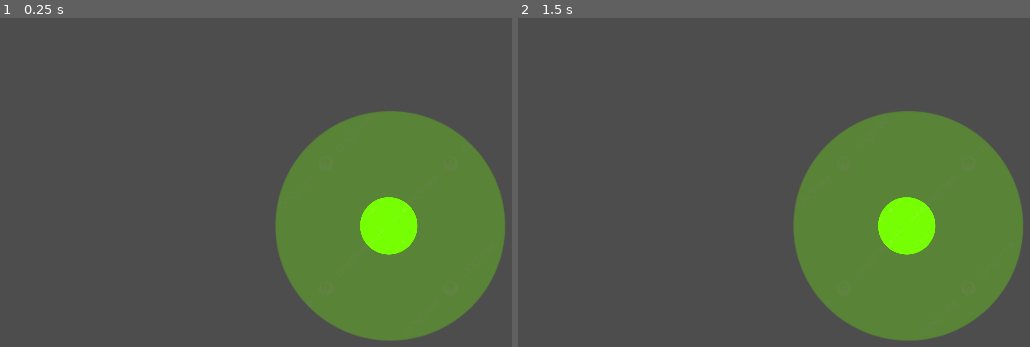
Above: before the commit, frames 1-2 (left to right).
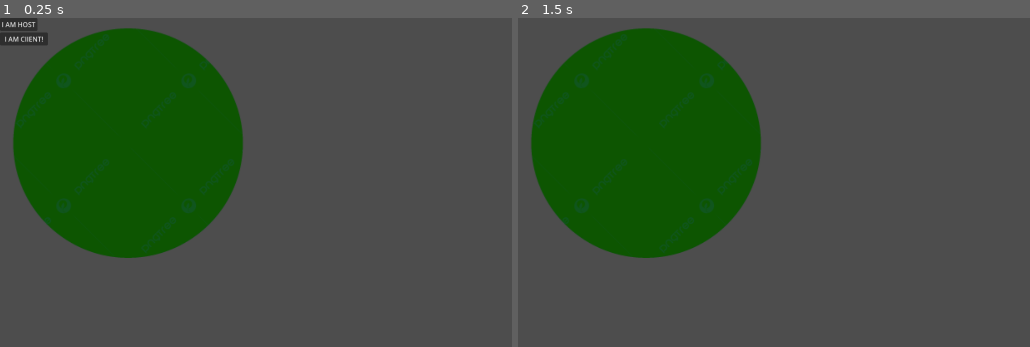
Above: after the commit, the same moments.

Repository: ash4rk/godot_polygon
Game: Godot game, scene res://multiplayer_from_scratch/main.tscn
Same seed, same stepped clock (60 frames per second), same inputs: the game is played once before the commit and once after it. Before the commit the project starts from res://new_lobby/new_world.tscn. The engine's default icon, where the game draws it, is replaced by a stand-in: a white triangle on a blue panel in a dark square.
Inputs (mouse positions are in pixels of both pictures, inside the frame that each line leads up to):
- Up to frame 1 (0.25 s): no input
- Up to frame 2 (1.5 s): click (538, 24) at 0.5 s, where only the run after the commit has a clickable "I AM HOST"; tap Enter at 1.25 s; move the mouse to (outside the picture) at 1.27 s; hold D (right) from 1.28 s (still down)

The runs differ from the first frame. In frame 1, 50% of the frame differs, in the area x 0-99%, y 0-99%; in frame 2, 49%.

Commit message:
FEAT: Implement basic network system from scratch

Diff:
--- /dev/null
+++ b/circles_and_greens/multiplayer_from_scratch/character.gd
@@ -0,0 +1,10 @@
+extends CharacterBody2D
+
+
+func _ready():
+	position = $Networking.sync_position
+	if str(name).is_valid_int():
+		$Networking/MultiplayerSynchronizer.set_multiplayer_authority(str(name).to_int())
+
+func _physics_process(delta):
+	pass
--- /dev/null
+++ b/circles_and_greens/multiplayer_from_scratch/character.tscn
@@ -0,0 +1,32 @@
+[gd_scene load_steps=6 format=3 uid="uid://cveb06nmk7d4d"]
+
+[ext_resource type="Script" path="res://multiplayer_from_scratch/character.gd" id="1_0qpnu"]
+[ext_resource type="Texture2D" uid="uid://cbclpqc0r2x4v" path="res://icon.svg" id="1_5a4jo"]
+[ext_resource type="Script" path="res://multiplayer_from_scratch/player_networking.gd" id="3_dd7v8"]
+
+[sub_resource type="RectangleShape2D" id="RectangleShape2D_pu7kb"]
+size = Vector2(129, 128)
+
+[sub_resource type="SceneReplicationConfig" id="SceneReplicationConfig_gtn4u"]
+properties/0/path = NodePath(".:sync_position")
+properties/0/spawn = true
+properties/0/sync = true
+properties/1/path = NodePath(".:sync_velocity")
+properties/1/spawn = true
+properties/1/sync = true
+
+[node name="Character" type="CharacterBody2D"]
+script = ExtResource("1_0qpnu")
+
+[node name="Sprite2D" type="Sprite2D" parent="."]
+texture = ExtResource("1_5a4jo")
+
+[node name="CollisionShape2D" type="CollisionShape2D" parent="."]
+position = Vector2(0.5, 0)
+shape = SubResource("RectangleShape2D_pu7kb")
+
+[node name="Networking" type="Node" parent="."]
+script = ExtResource("3_dd7v8")
+
+[node name="MultiplayerSynchronizer" type="MultiplayerSynchronizer" parent="Networking"]
+replication_config = SubResource("SceneReplicationConfig_gtn4u")
--- /dev/null
+++ b/circles_and_greens/multiplayer_from_scratch/main.gd
@@ -0,0 +1,48 @@
+extends Node
+
+const IP_ADDRESS = "localhost"
+const PORT_ADDRESS = 10567
+
+#example of user args
+#++ --server --port=10567
+#func _enter_tree():
+#	if OS.get_cmdline_user_args().has("--server"):
+#		start_network(true)
+#	else:
+#		start_network(false)
+
+
+func start_network(is_server: bool) -> void:
+	var peer = ENetMultiplayerPeer.new()
+	if is_server:
+		multiplayer.peer_connected.connect(self._on_peer_connected)
+		multiplayer.peer_disconnected.connect(self._on_peer_disconnected)
+		peer.create_server(PORT_ADDRESS)
+		print("Server created!")
+	else:
+		peer.create_client(IP_ADDRESS, PORT_ADDRESS)
+		print("Client created!")
+
+	multiplayer.set_multiplayer_peer(peer)
+
+func _on_client_button_pressed():
+	start_network(false)
+	$Menu.visible = false
+
+func _on_host_button_pressed():
+	start_network(true)
+	$Menu.visible = false
+
+func _on_peer_connected(peer_id: int):
+	create_player(peer_id)
+
+func _on_peer_disconnected(peer_id: int):
+	destroy_player(peer_id)
+
+func create_player(peer_id) -> void:
+	var p = preload("res://multiplayer_from_scratch/character.tscn").instantiate()
+	p.name = str(peer_id)
+	$Players.add_child(p)
+
+func destroy_player(peer_id) -> void:
+	$Players.get_node(str(peer_id)).queue_free()
--- /dev/null
+++ b/circles_and_greens/multiplayer_from_scratch/main.tscn
@@ -0,0 +1,35 @@
+[gd_scene load_steps=3 format=3 uid="uid://4tuihnxrtvjh"]
+
+[ext_resource type="Texture2D" uid="uid://cig0c3x035skf" path="res://assets/circle_green.png" id="1_74rbc"]
+[ext_resource type="Script" path="res://multiplayer_from_scratch/main.gd" id="1_m3exi"]
+
+[node name="MainGame" type="Node"]
+script = ExtResource("1_m3exi")
+
+[node name="BG" type="Sprite2D" parent="."]
+modulate = Color(0.113725, 0.333333, 0.72549, 1)
+position = Vector2(303, 301)
+scale = Vector2(2, 2)
+texture = ExtResource("1_74rbc")
+
+[node name="Players" type="Node2D" parent="."]
+
+[node name="MultiplayerSpawner" type="MultiplayerSpawner" parent="."]
+_spawnable_scenes = PackedStringArray("res://multiplayer_from_scratch/character.tscn")
+spawn_path = NodePath("../Players")
+
+[node name="Menu" type="CanvasLayer" parent="."]
+
+[node name="HostButton" type="Button" parent="Menu"]
+offset_right = 8.0
+offset_bottom = 8.0
+text = "I AM HOST"
+
+[node name="ClientButton" type="Button" parent="Menu"]
+offset_top = 35.0
+offset_right = 115.0
+offset_bottom = 66.0
+text = "I AM ClIENT!"
+
+[connection signal="pressed" from="Menu/HostButton" to="." method="_on_host_button_pressed"]
+[connection signal="pressed" from="Menu/ClientButton" to="." method="_on_client_button_pressed"]
--- /dev/null
+++ b/circles_and_greens/multiplayer_from_scratch/player_networking.gd
@@ -0,0 +1,9 @@
+extends Node
+
+var sync_position : Vector2:
+	set(value):
+		sync_position = value
+		processed_position = false
+var sync_velocity : Vector2
+
+var processed_position : bool
--- a/circles_and_greens/project.godot
+++ b/circles_and_greens/project.godot
@@ -11,7 +11,7 @@
 [application]
 
 config/name="Circles and Greens"
-run/main_scene="res://new_lobby/new_world.tscn"
+run/main_scene="res://multiplayer_from_scratch/main.tscn"
 config/features=PackedStringArray("4.0", "Forward Plus")
 config/icon="res://icon.svg"
 
@@ -23,10 +23,6 @@
 
 window/size/viewport_width=1920
 window/size/viewport_height=1080
-
-[editor]
-
-run/main_run_args="++ --server --port=10567"
 
 [input]
 
